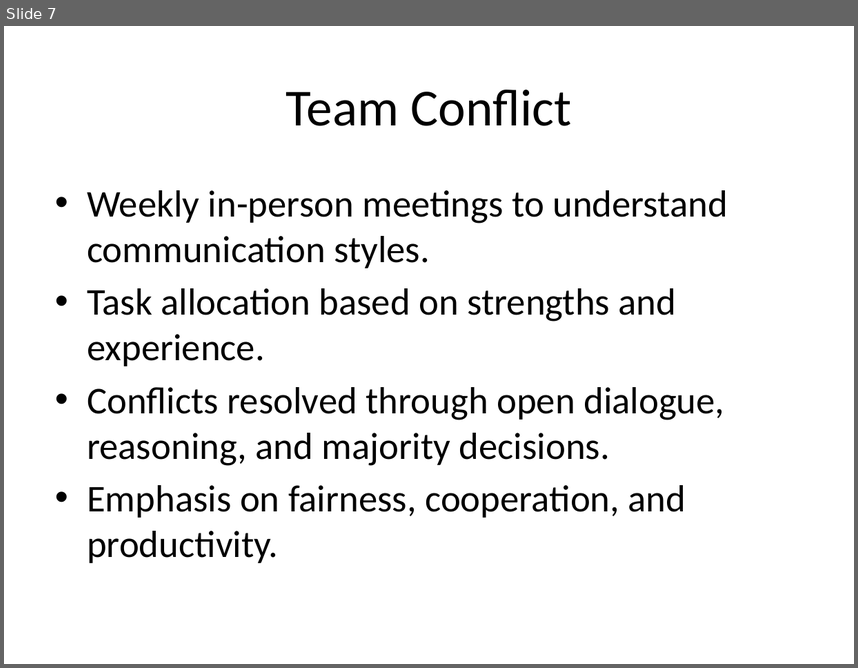
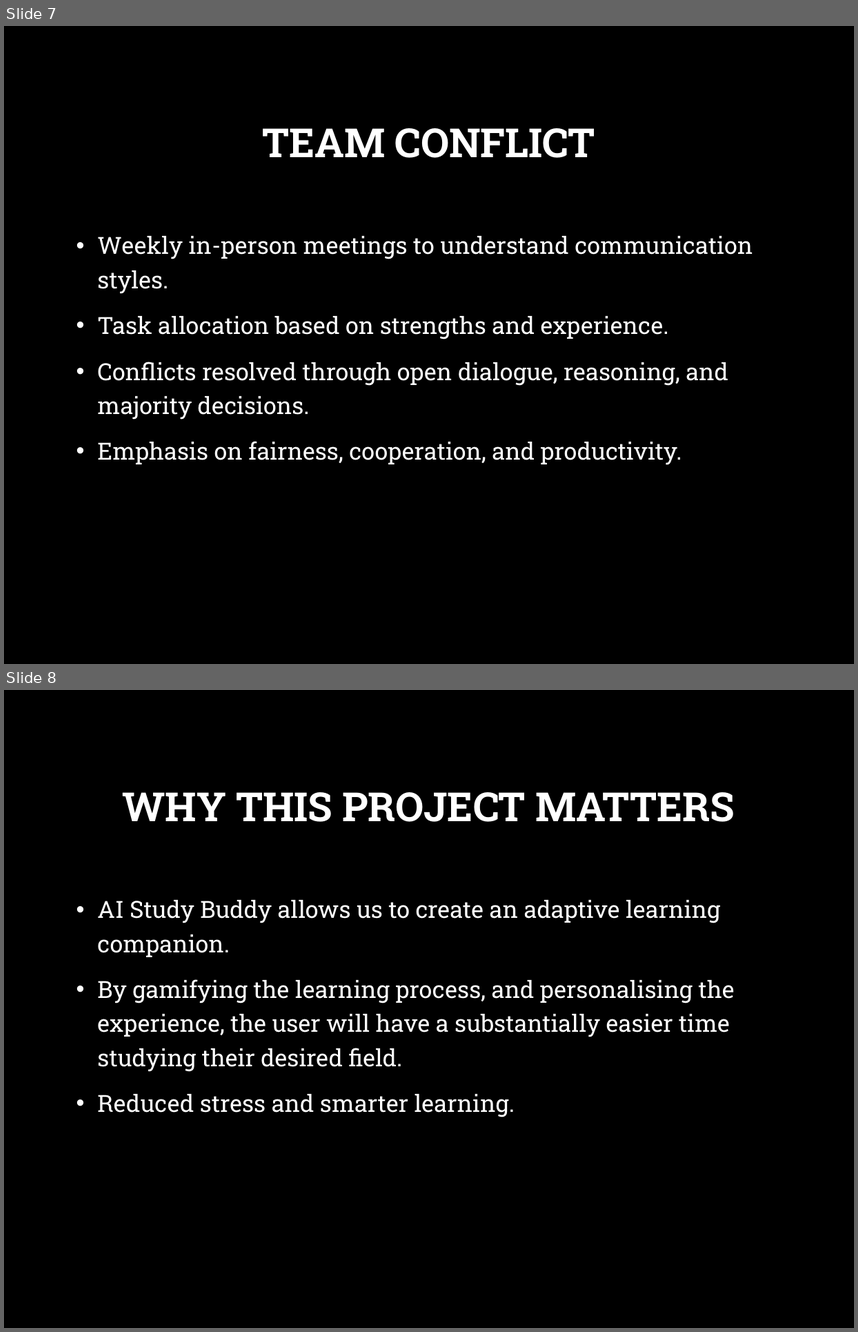
Before and after one commit to yuriiSY/Study-Buddy, a slide deck: Weekly Submissions/Week1/Project Plan.pptx. Shown one above the other, each under a label of ours: slide 7 before the commit, slides 7 and 8 after it. The pictures are 858x668 and 858x1332 pixels, drawn with LibreOffice and Linux fonts; fonts in the diff are those of the drawing; background and template pictures are left out. Boxes give left, top, right and bottom in pixels: in the first picture for what was removed or moved away, otherwise in the second. Text is boxed around its words. In the diff, an @@ line names an element or a change of style, - is before the commit and + after.

```diff
--- a/Weekly Submissions/Week1/Project Plan.pptx
+++ b/Weekly Submissions/Week1/Project Plan.pptx
@@ slide 8 added at bbox=[4, 690, 854, 1328], background picture (left out) @@
@@ title added at bbox=[123, 792, 735, 822], 34 pt, text #FFFFFF, bold @@
+WHY THIS PROJECT MATTERS
@@ text added at bbox=[97, 900, 735, 1117], 20 pt, text #FFFFFF @@
+• AI Study Buddy allows us to create an adaptive learning companion.
+• By gamifying the learning process, and personalising the experience, the user will have a substantially easier time studying their desired field.
+• Reduced stress and smarter learning.
@@ slide 7 changed as well @@
@@ background #FFFFFF to picture (left out) @@
@@ title at bbox=[262, 128, 595, 158]: text changed; size 44 to 34 pt; font Calibri to Roboto Slab; text colour #000000 to #FFFFFF; bold on @@
-Team Conflict
+TEAM CONFLICT
@@ text "Weekly in-person meetings to understand ...": place and size @@
-text "Weekly in-person meetings to understand ..." at bbox=[87, 190, 728, 563]
+text "Weekly in-person meetings to understand ..." at bbox=[97, 236, 753, 465]
@@ text "Weekly in-person meetings to understand ..." at bbox=[97, 236, 753, 465]: size 32 to 20 pt, font Calibri to Roboto Slab, text colour #000000 to #FFFFFF; indent changed; line spacing 1 to 1.2; more space between paragraphs @@
```
Also in this commit, not shown: 6 other slides changed, 1 other slide added.
